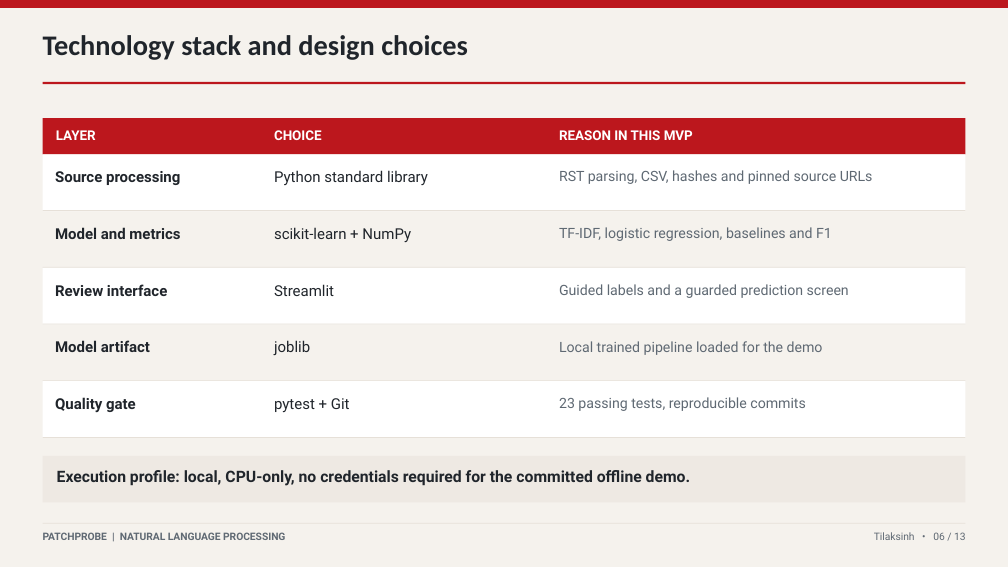
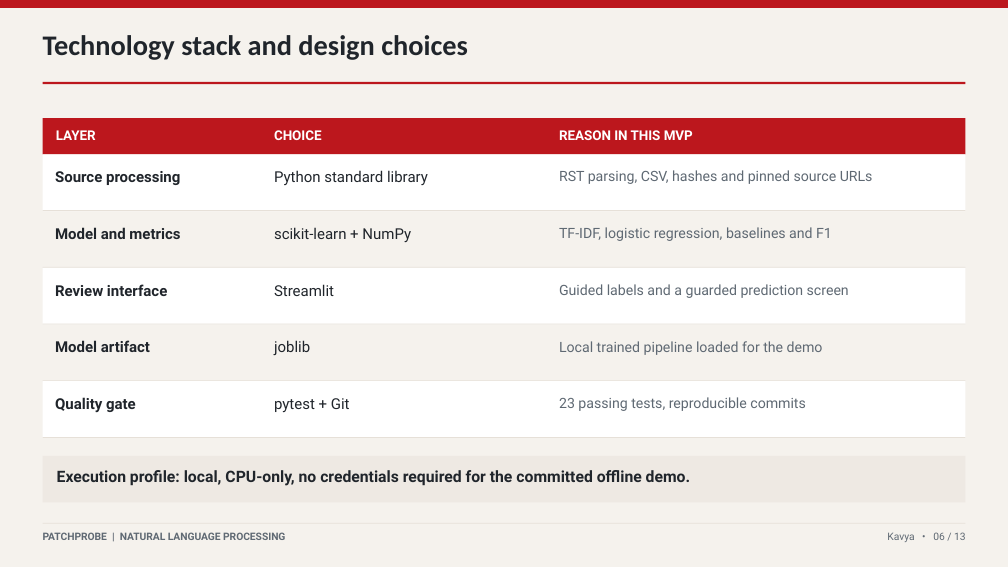
Before and after one commit to TilakCSE/PatchProbe, a slide deck: slide 6 of presentation/PatchProbe_University_Crimson_13slides.pptx. Drawn at 1008x567 pixels with LibreOffice and Linux fonts; fonts in the diff are those of the drawing. Boxes give left, top, right and bottom in pixels: in the first picture for what was removed or moved away, otherwise in the second. Text is boxed around its words. In the diff, an @@ line names an element or a change of style, - is before the commit and + after.

```diff
--- a/presentation/PatchProbe_University_Crimson_13slides.pptx
+++ b/presentation/PatchProbe_University_Crimson_13slides.pptx
@@ text at (887,532,966,542): text changed @@
-Tilaksinh • 06 / 13
+Kavya • 06 / 13
```
Also in this commit, not shown: 7 other slides changed, 2 other files.
